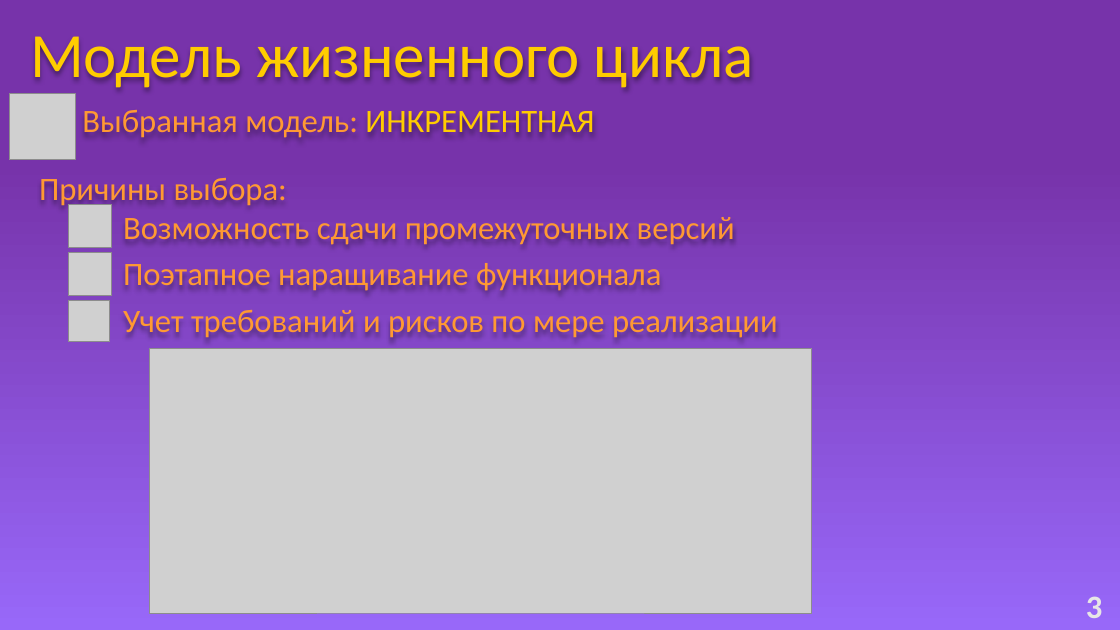
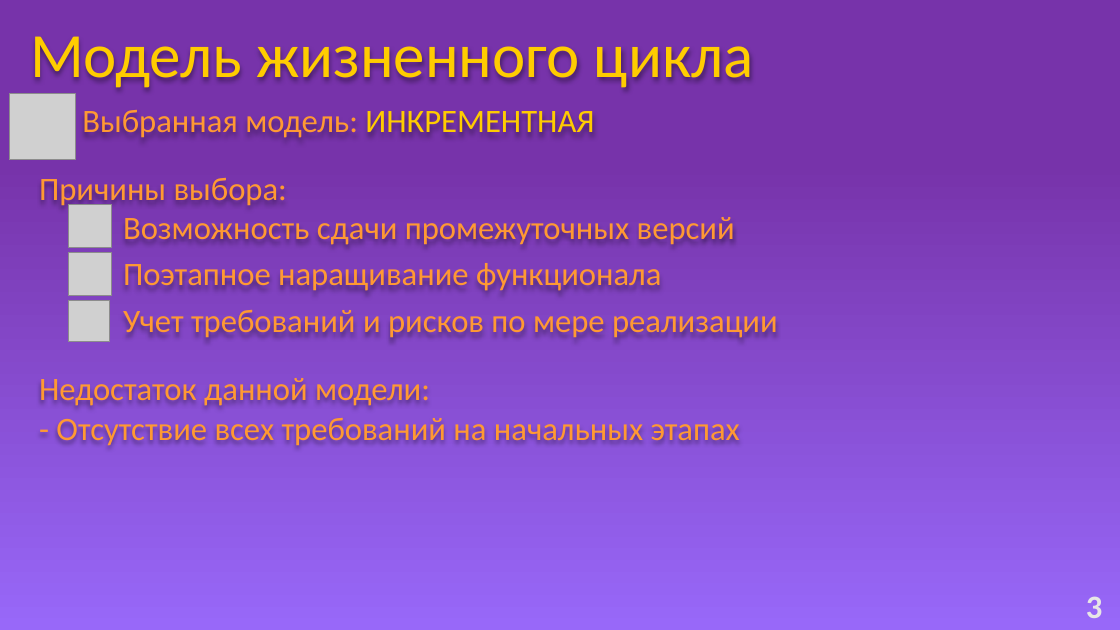
Before and after one commit to Baton4ik2007/Mdk, a slide deck: slide 3 of MDK.pptx. Drawn at 1120x630 pixels with LibreOffice and Linux fonts; fonts in the diff are those of the drawing; grey boxes stand for pictures. Boxes give left, top, right and bottom in pixels: in the first picture for what was removed or moved away, otherwise in the second. Text is boxed around its words. In the diff, an @@ line names an element or a change of style, - is before the commit and + after.

```diff
--- a/MDK.pptx
+++ b/MDK.pptx
@@ picture removed at (x1=150, y1=348, x2=812, y2=613) @@
@@ text added at (x1=39, y1=378, x2=740, y2=446), 28 pt, text #FF9933 @@
+Недостаток данной модели:
+- Отсутствие всех требований на начальных этапах
```
Also in this commit, not shown: 6 other slides changed, 4 slides added, 1 slide removed.
